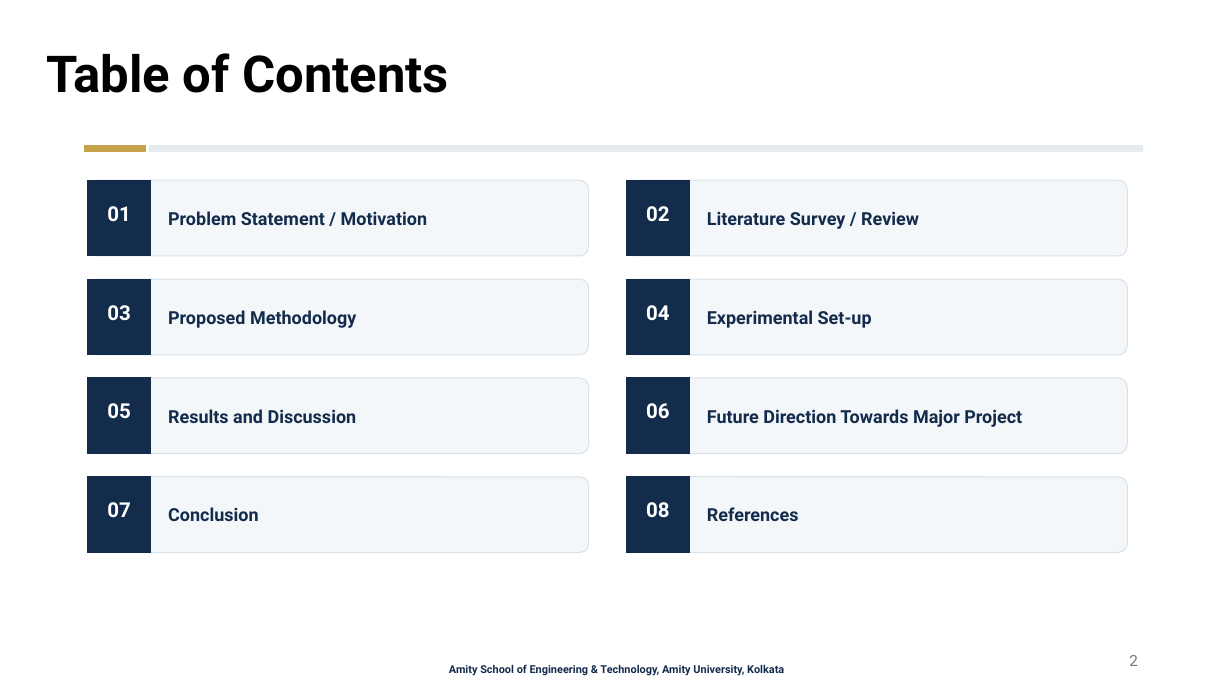
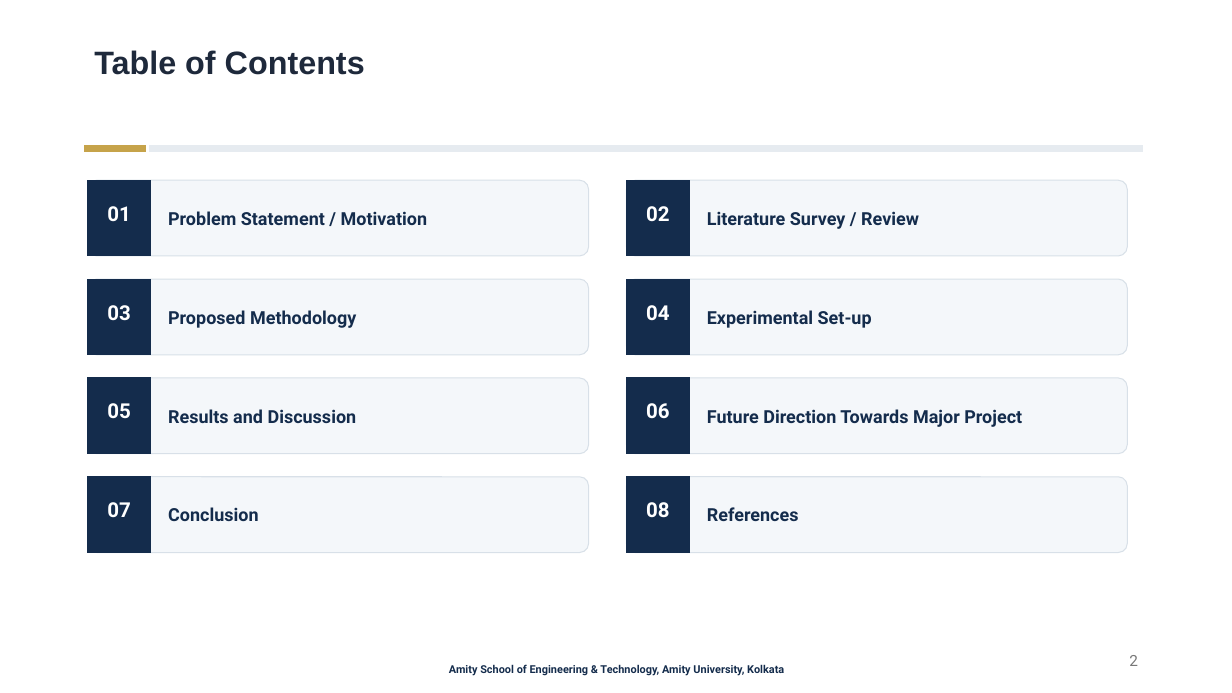
Before and after one commit to tanimnaha/food-review-intelligence, a slide deck: slide 2 of presentation/Kolkata_FoodLens_Minor_Project_Presentation.pptx. Drawn at 1232x693 pixels with LibreOffice and Linux fonts; fonts in the diff are those of the drawing. Boxes give left, top, right and bottom in pixels: in the first picture for what was removed or moved away, otherwise in the second. Text is boxed around its words. In the diff, an @@ line names an element or a change of style, - is before the commit and + after.

Commit message:
fix(presentation): polish slide typography, align headers, center accent bars, and refine live app screenshot framing

```diff
--- a/presentation/Kolkata_FoodLens_Minor_Project_Presentation.pptx
+++ b/presentation/Kolkata_FoodLens_Minor_Project_Presentation.pptx
@@ title "Table of Contents": place and size @@
-title "Table of Contents" at [46,53,449,93]
+title "Table of Contents" at [94,50,365,75]
@@ title "Table of Contents" at [94,50,365,75]: size 39.6 to 25.2 pt, font Roboto to Arial, text colour #000000 to #1E293B @@
```
Also in this commit, not shown: 2 other slides changed, 4 other files.
